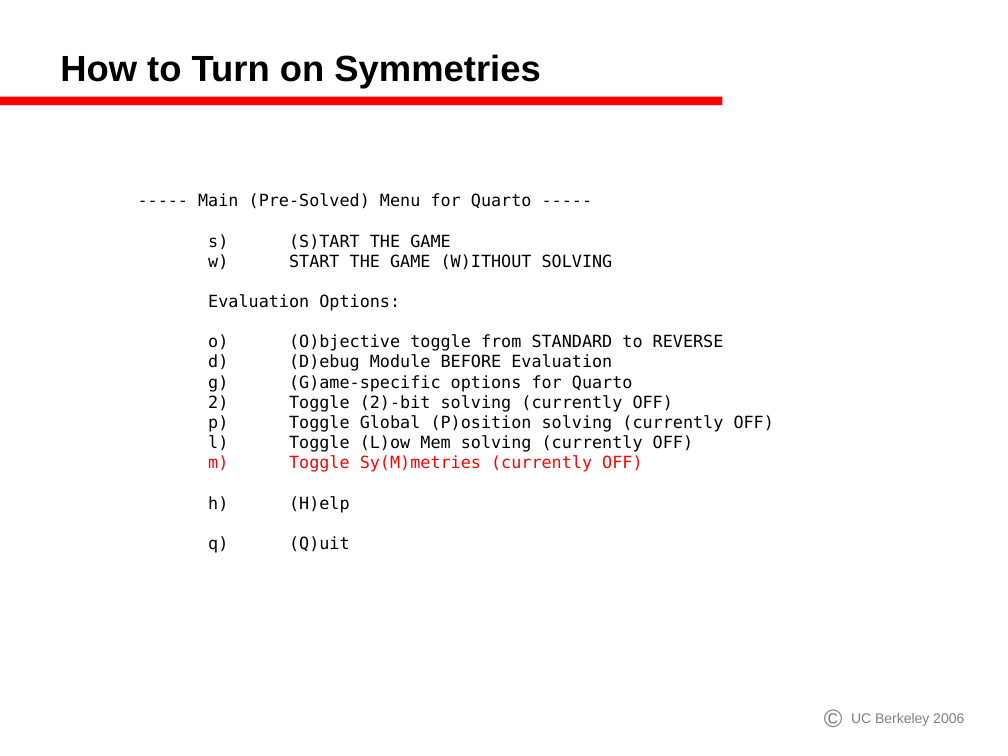
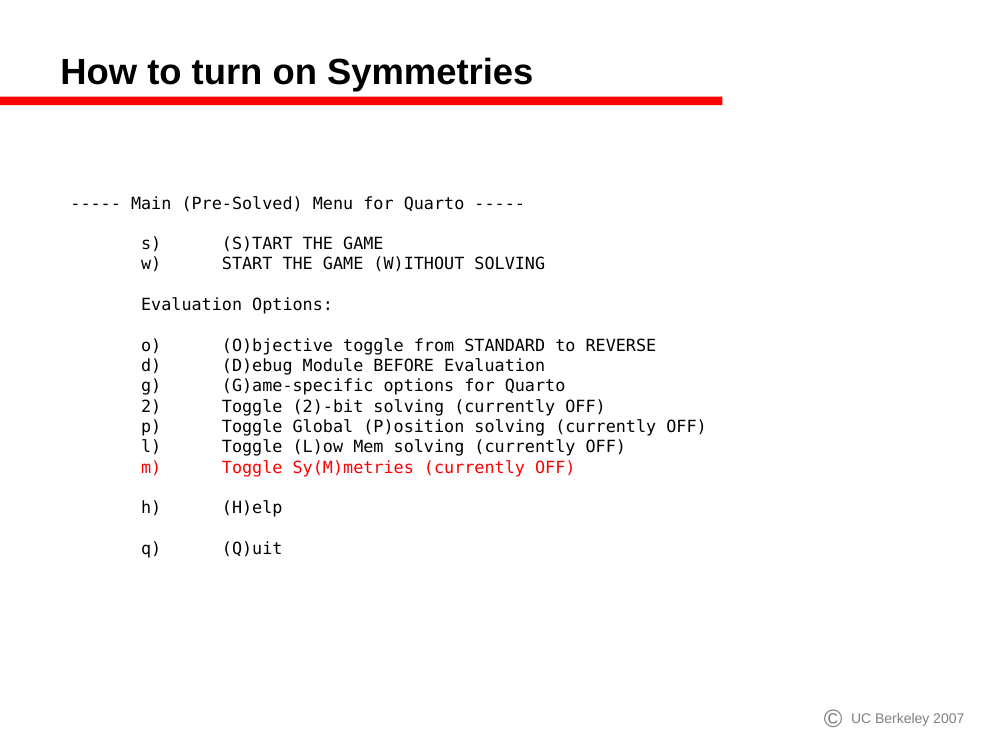
Before and after one commit to GamesCrafters/GamesmanClassic, a slide deck: slide 8 of gamesman/doc/Symmetries.ppt. Drawn at 1008x756 pixels with LibreOffice and Linux fonts; fonts in the diff are those of the drawing. Boxes give left, top, right and bottom in pixels: in the first picture for what was removed or moved away, otherwise in the second. Text is boxed around its words. In the diff, an @@ line names an element or a change of style, - is before the commit and + after.

```diff
--- a/gamesman/doc/Symmetries.ppt
+++ b/gamesman/doc/Symmetries.ppt
@@ title at (60, 57, 533, 91): text changed @@
-How to Turn on Symmetries
+How to turn on Symmetries
@@ text "----- Main (Pre-Solved) Menu for ...": place and size @@
-text "----- Main (Pre-Solved) Menu for ..." at (198, 193, 774, 553)
+text "----- Main (Pre-Solved) Menu for ..." at (131, 196, 706, 558)
@@ text "----- Main (Pre-Solved) Menu for ..." at (131, 196, 706, 558): indent changed; line spacing 1 to 0.8; more space between paragraphs @@
@@ text removed at (851, 713, 964, 726) @@
-UC Berkeley 2006
@@ text added at (851, 713, 964, 726), 10 pt, text #808080 @@
+UC Berkeley 2007
```
Also in this commit, not shown: 9 other slides changed, 1 other file.
